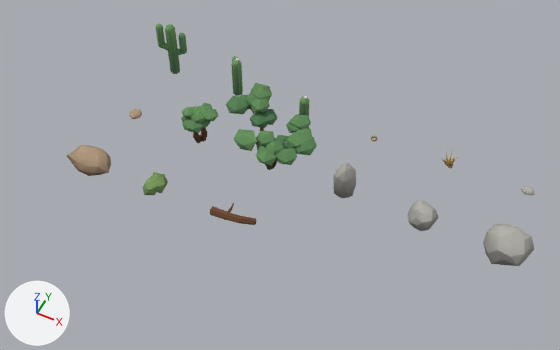
A saved change to the Blender file assets/epiphany/naturaleza.blend.
Both versions are drawn from a 50 mm lens placed at (17.7, -23.9, 25.1), pointed at (8.3, -5.1, 1.6). Lighting does not change. The marker at lower left points along +X, +Y and +Z. The older version comes first.

Script lines for the objects in view, before the commit:
```python
ob_cardon_a = bpy.data.objects.new('cardon_a', me_cardon_a)
ob_cardon_a.location = (0.0, 0.0, 0.0)
ob_ichu_mata = bpy.data.objects.new('ichu_mata', me_ichu_mata)
ob_ichu_mata.location = (14.0, 0.0, 0.0)
ob_quenoa_chica = bpy.data.objects.new('quenoa_chica', me_quenoa_chica)
ob_quenoa_chica.location = (3.5, -3.5, 0.0)
ob_quenoa_grande = bpy.data.objects.new('quenoa_grande', me_quenoa_grande)
ob_quenoa_grande.location = (7.0, -3.5, 0.0)
ob_roca_alta = bpy.data.objects.new('roca_alta', me_roca_alta)
ob_roca_alta.location = (10.5, -3.5, 0.0)
ob_roca_fisica = bpy.data.objects.new('roca_fisica', me_roca_fisica)
ob_roca_fisica.location = (14.0, -3.5, 0.0)
ob_roca_grande_a = bpy.data.objects.new('roca_grande_a', me_roca_grande_a)
ob_roca_grande_a.location = (17.5, -3.5, 0.0)
ob_roca_grande_b = bpy.data.objects.new('roca_grande_b', me_roca_grande_b)
ob_roca_grande_b.location = (0.0, -7.0, 0.0)
ob_tola = bpy.data.objects.new('tola', me_tola)
ob_tola.location = (3.5, -7.0, 0.0)
# also in view: 'tronco_caido' at (7.1, -6.8, 0.3)
```
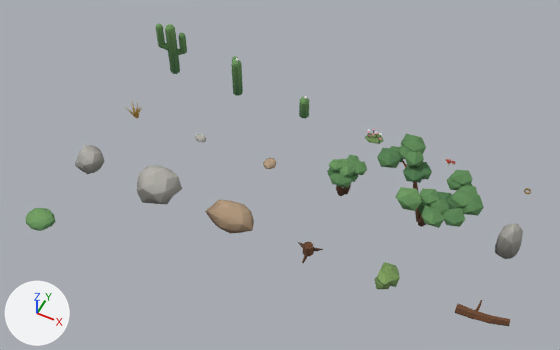
Changed parts and their boxes (x1, y1, x2, y2) in the pictures (560 x 350 px):
'quenoa_grande', moved
    before: (226, 83, 317, 170)
    after: (377, 133, 484, 228)
'roca_grande_a', moved
    before: (483, 224, 534, 266)
    after: (137, 165, 182, 204)
'roca_grande_b', moved
    before: (67, 145, 111, 176)
    after: (205, 200, 254, 234)
'quenoa_chica', moved
    before: (181, 103, 218, 143)
    after: (327, 155, 367, 196)
'roca_alta', moved
    before: (334, 163, 356, 198)
    after: (495, 223, 523, 259)
'roca_fisica', moved
    before: (408, 200, 438, 231)
    after: (75, 145, 105, 174)
'tronco_caido', moved
    before: (209, 203, 256, 225)
    after: (455, 300, 510, 326)
'tola', moved
    before: (143, 172, 168, 195)
    after: (374, 262, 400, 289)
'yareta', added (green)
    after: (25, 208, 56, 231)
'piedra_chica_b', moved
    before: (129, 109, 142, 119)
    after: (263, 158, 276, 169)
'tocon', added
    after: (298, 242, 323, 263)
'ichu_mata', moved
    before: (440, 148, 458, 168)
    after: (126, 100, 142, 118)
'flores', added
    after: (365, 129, 384, 144)
'piedra_chica_a', moved
    before: (521, 186, 535, 195)
    after: (195, 134, 206, 142)

The edits, one by one:
Mesh me_flores is new.
It has 192 vertices, 254 faces and spans x -0.413..0.468, y -0.328..0.367, z 0.0..0.438.
It uses material mat_paleta (picture img_palette_png).
Mesh me_yareta is new.
It has 150 vertices, 260 faces and spans x -0.626..0.638, y -0.564..0.576, z 0.0..0.365.
It uses material mat_paleta (picture img_palette_png).
Mesh me_tocon is new.
It has 88 vertices, 55 faces and spans x -0.556..0.473, y -0.6..0.4, z -0.056..0.436.
It uses material mat_paleta (picture img_palette_png).
Object 'quenoa_grande' (ob_quenoa_grande) moves from (7.0, -3.5, 0.0) to (14.0, -3.5, 0.0).
Object 'quenoa_chica' (ob_quenoa_chica) moves from (3.5, -3.5, 0.0) to (10.5, -3.5, 0.0).
Object 'ichu_mata' (ob_ichu_mata) moves from (14.0, 0.0, 0.0) to (0.0, -3.5, 0.0).
Object 'tola' (ob_tola) moves from (3.5, -7.0, 0.0) to (14.0, -7.0, 0.0).
Object 'roca_grande_a' (ob_roca_grande_a) moves from (17.5, -3.5, 0.0) to (3.5, -7.0, 0.0).
Object 'roca_grande_b' (ob_roca_grande_b) moves from (0.0, -7.0, 0.0) to (7.0, -7.0, 0.0).
Object 'roca_alta' (ob_roca_alta) moves from (10.5, -3.5, 0.0) to (17.5, -3.5, 0.0).
Object 'roca_fisica' (ob_roca_fisica) moves from (14.0, -3.5, 0.0) to (0.0, -7.0, 0.0).
Object 'piedra_chica_a' (ob_piedra_chica_a) moves from (17.5, 0.0, 0.0) to (3.5, -3.5, 0.0).
Object 'piedra_chica_b' (ob_piedra_chica_b) moves from (0.0, -3.5, 0.0) to (7.0, -3.5, 0.0).
Object 'tronco_caido' (ob_tronco_caido) moves from (7.0, -7.0, 0.0) to (17.5, -7.0, 0.0).
Object 'flores' (ob_flores) is new; it shows me_flores.
Its location is (10.5, 0.0, 0.0).
Object 'yareta' (ob_yareta) is new; it shows me_yareta.
Its location is (0.0, -10.5, 0.0).
Object 'tocon' (ob_tocon) is new; it shows me_tocon.
Its location is (10.5, -7.0, 0.0).
